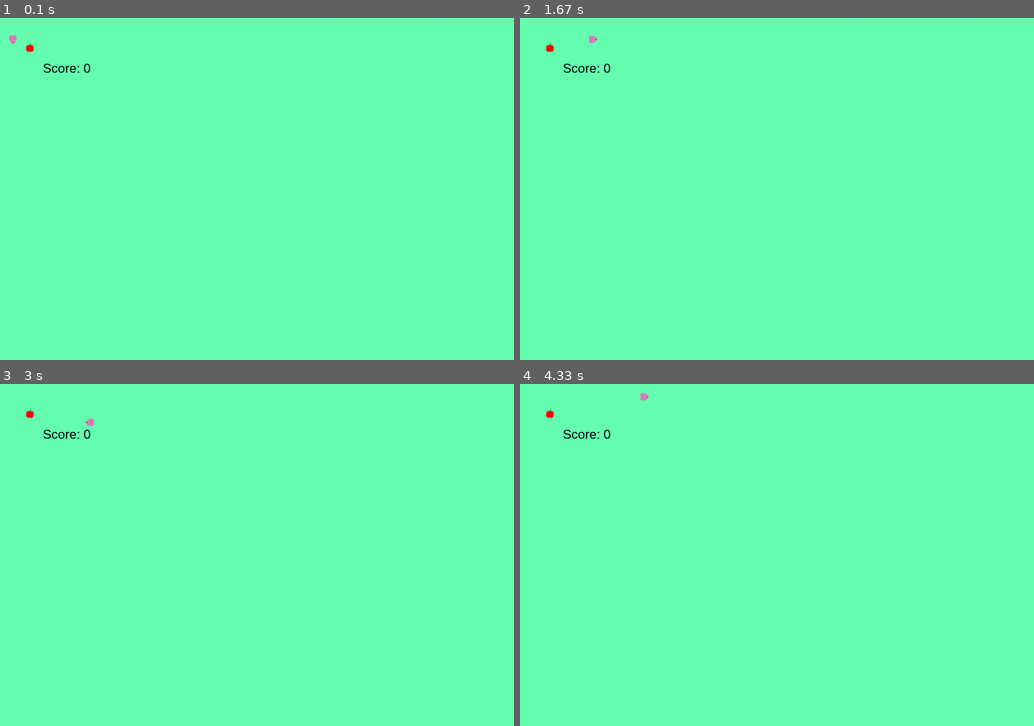
Above: before the commit, frames 1-4 (two rows, left to right).
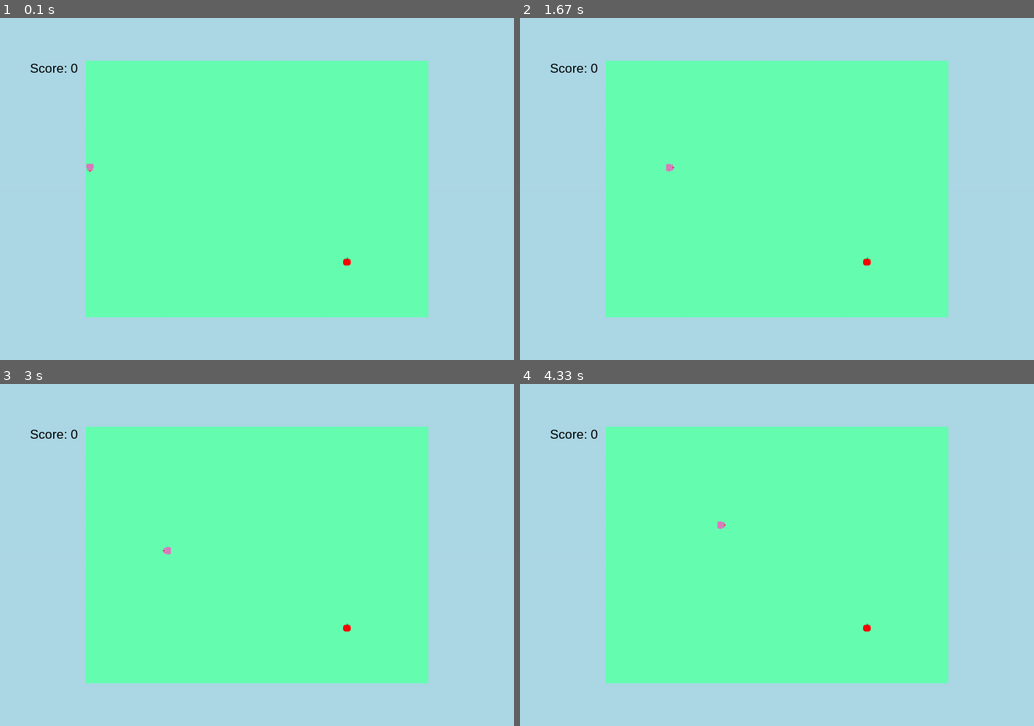
Above: after the commit, the same moments.

Repository: kvmilos/pygame-snake
Game: pygame game, started from main.py
Two runs of this game, one before a commit and one after it. Both use one fixed random seed, a clock stepped at 60 frames per second and the inputs below.
Inputs:
- Up to frame 1 (0.1 s): no input
- Up to frame 2 (1.67 s): hold Right 0.33-0.8 s; hold Up 0.83-1.17 s; hold Right from 1.2 s (still down)
- Up to frame 3 (3 s): release Right at 1.67 s; hold Down 2.27-2.67 s; hold Left from 2.7 s (still down)
- Up to frame 4 (4.33 s): release Left at 3.1 s; hold Up 3.13-3.53 s; hold Right 3.57-4.2 s; hold Down from 4.23 s (still down)

The runs differ from the first frame. In frame 1, 50% of the frame differs, in the area x 0-100%, y 0-100%; in frame 2, 50%; in frame 3, 50%; in frame 4, 50%.

Commit message:
changed the display

Diff:
--- a/main.py
+++ b/main.py
@@ -4,24 +4,28 @@
 import random
 
 TIME = .15
-SIZE = 20
-S_X = 1200
-S_Y = 800
-BACKGROUND_COLOUR = (102, 255, 178)
+TILE_SIZE = 20
+SCREEN_X = 1200
+SCREEN_Y = 800
+GAME_X = 800
+GAME_Y = 600
+SCREEN_COLOUR = 'lightblue'
+GAME_COLOUR = (102, 255, 178)
+GAME_SCREEN = pygame.Rect((SCREEN_X - GAME_X) /2, (SCREEN_Y - GAME_Y) /2, GAME_X, GAME_Y)
 
 class Apple:
     def __init__(self, parent_screen):
         self.parent_screen = parent_screen
         self.image = pygame.image.load("sprites/apple.png").convert()
-        self.x = SIZE*3
-        self.y = SIZE*3
+        self.x = (SCREEN_X - GAME_X)/2 + random.randint(0,GAME_X//TILE_SIZE-1)*TILE_SIZE
+        self.y = (SCREEN_Y - GAME_Y)/2 + random.randint(0,GAME_Y//TILE_SIZE-1)*TILE_SIZE
 
     def draw(self):
         self.parent_screen.blit(self.image, (self.x, self.y))
 
     def generate(self):
-        self.x = random.randint(0,S_X//SIZE-1)*SIZE
-        self.y = random.randint(0,S_Y//SIZE-1)*SIZE
+        self.x = (SCREEN_X - GAME_X)/2 + random.randint(0,GAME_X//TILE_SIZE-1)*TILE_SIZE
+        self.y = (SCREEN_Y - GAME_Y)/2 + random.randint(0,GAME_Y//TILE_SIZE-1)*TILE_SIZE
 
 class Snake:
     def __init__(self, parent_screen, length):
@@ -32,8 +36,8 @@
         self.head_down = pygame.image.load("sprites/snakeD.png").convert()
         self.head_right = pygame.image.load("sprites/snakeR.png").convert()
         self.head_left = pygame.image.load("sprites/snakeL.png").convert()
-        self.x = [SIZE]*length
-        self.y = [SIZE]*length
+        self.x = [(SCREEN_X - GAME_X)/2 + random.randint(0,GAME_X//TILE_SIZE-1)*TILE_SIZE]*length
+        self.y = [((SCREEN_Y - GAME_Y)/2 + random.randint(0,GAME_Y//(2*TILE_SIZE)-1)*TILE_SIZE)]*length
         self.direction = 'down'
 
     def increase_length(self):
@@ -48,7 +52,8 @@
         'right': self.head_right,
         'left': self.head_left
     }
-        self.parent_screen.fill(BACKGROUND_COLOUR)
+        self.parent_screen.fill(SCREEN_COLOUR)
+        pygame.draw.rect(self.parent_screen, GAME_COLOUR, GAME_SCREEN)
         head_image = head_images[self.direction]
         self.parent_screen.blit(head_image, (self.x[0], self.y[0]))
         for i in range(1, self.length):
@@ -67,7 +72,7 @@
         self.direction = 'down'
 
     def remove_tail(self, x, y):
-        pygame.draw.rect(self.parent_screen, BACKGROUND_COLOUR, (x, y, SIZE, SIZE))
+        pygame.draw.rect(self.parent_screen, GAME_COLOUR, (x, y, TILE_SIZE, TILE_SIZE))
 
     def walk(self):
         del_x, del_y = self.x[self.length-1], self.y[self.length-1]
@@ -77,13 +82,13 @@
             self.y[i] = self.y[i-1]
 
         if self.direction == 'down':
-            self.y[0] += SIZE
+            self.y[0] += TILE_SIZE
         elif self.direction == 'up':
-            self.y[0] -= SIZE
+            self.y[0] -= TILE_SIZE
         elif self.direction == 'left':
-            self.x[0] -= SIZE
+            self.x[0] -= TILE_SIZE
         elif self.direction == 'right':
-            self.x[0] += SIZE
+            self.x[0] += TILE_SIZE
 
         self.remove_tail(del_x, del_y)
         self.draw()
@@ -97,16 +102,18 @@
         pygame.mixer.init()
         self.play_background_music()
 
-        self.screen = pygame.display.set_mode((S_X, S_Y))
-        self.screen.fill(BACKGROUND_COLOUR)
+        self.screen = pygame.display.set_mode((SCREEN_X, SCREEN_Y))
+        self.screen.fill(SCREEN_COLOUR)
+        pygame.draw.rect(self.screen, GAME_COLOUR, GAME_SCREEN)
+
         self.snake = Snake(self.screen, 1)
         self.snake.draw()
         self.apple = Apple(self.screen)
         self.apple.draw()
 
     def is_collision(self, x1, y1, x2, y2):
-        if x1 >= x2 and x1 < x2+SIZE:
-            if y1 >= y2 and y1 <y2+SIZE:
+        if x1 >= x2 and x1 < x2+TILE_SIZE:
+            if y1 >= y2 and y1 <y2+TILE_SIZE:
                 return True
 
         return False
@@ -140,12 +147,12 @@
                 raise "Game over"
 
         # snake going outside of the screen
-        if not (0 <= self.snake.x[0] <= S_X and 0 <= self.snake.y[0] <= S_Y):
+        if not ((SCREEN_X - GAME_X)/2 <= self.snake.x[0] <= SCREEN_X - (SCREEN_X - GAME_X)/2 and (SCREEN_Y - GAME_Y)/2 <= self.snake.y[0] <= SCREEN_Y - (SCREEN_Y - GAME_Y)/2):
             self.play_sound('lose.wav')
             raise "Hit the boundary"
 
     def show_game_over(self):
-        self.screen.fill(BACKGROUND_COLOUR)
+        self.screen.fill(SCREEN_COLOUR)
         font = pygame.font.SysFont('arial', 30)
         line1 = font.render(f"Game is over! Your score is {self.snake.length-1}", True, (0, 0, 0))
         self.screen.blit(line1, (200, 300))
@@ -164,7 +171,7 @@
     def display_score(self):
         font = pygame.font.SysFont('arial', 30)
         score = font.render(f"Score: {self.snake.length-1}", True, (0, 0, 0))
-        self.screen.blit(score, (100, 100))
+        self.screen.blit(score, (70, 100))
 
     def run(self):
         pause = False
